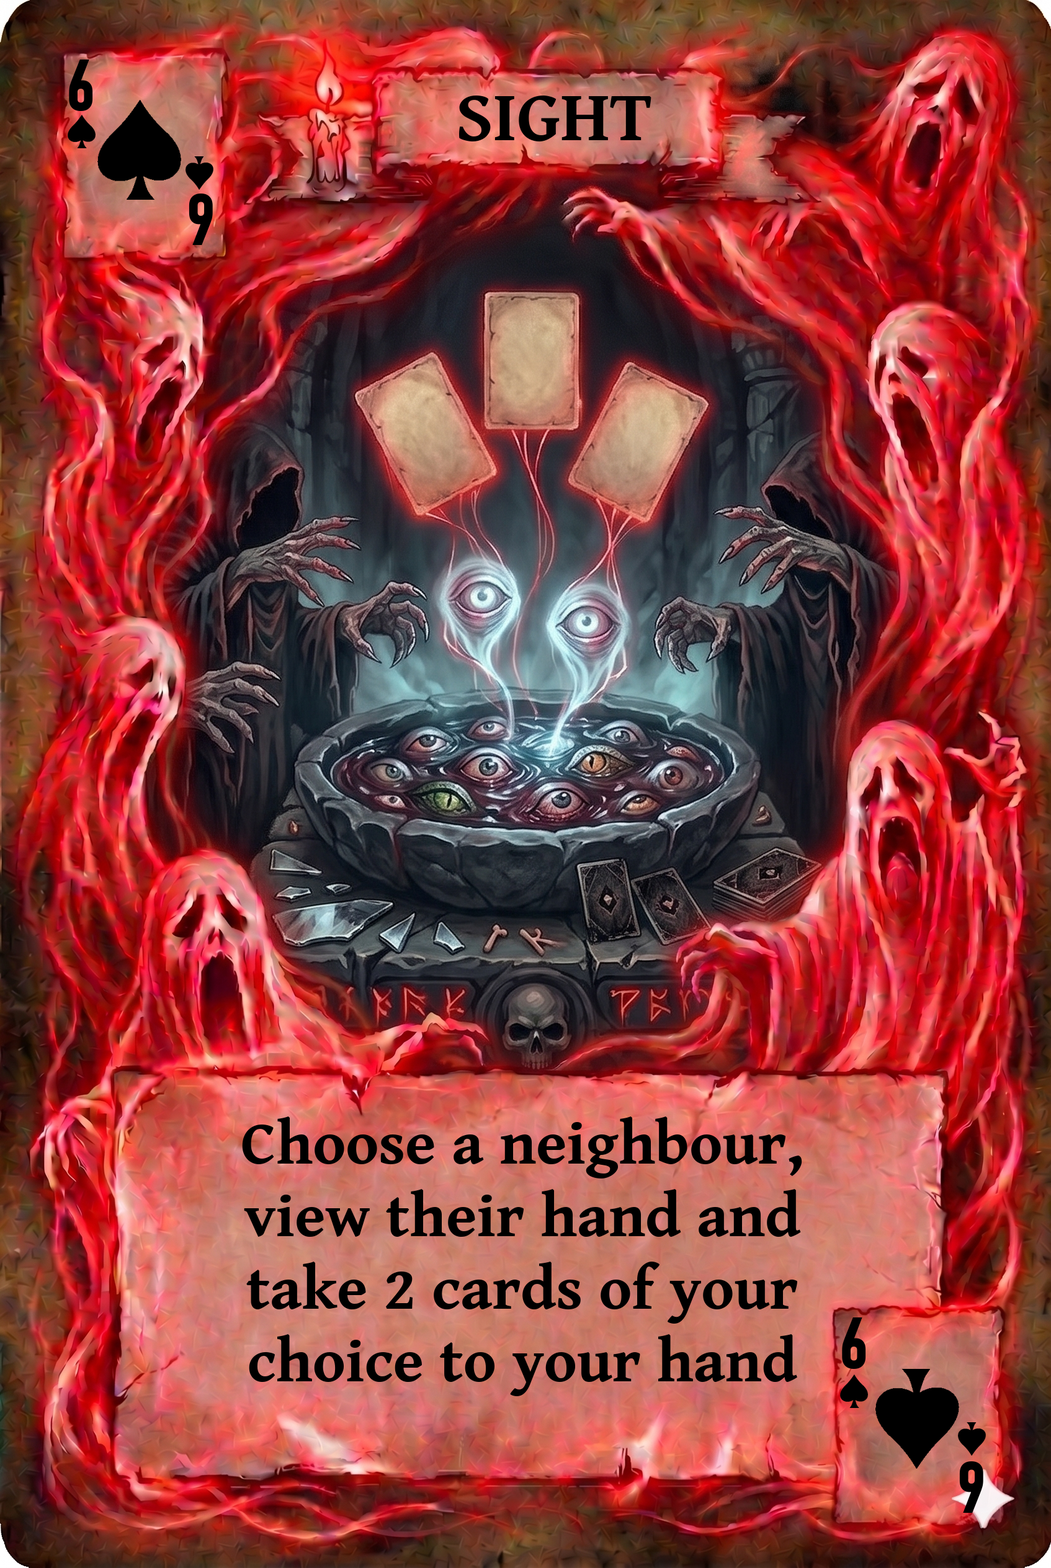
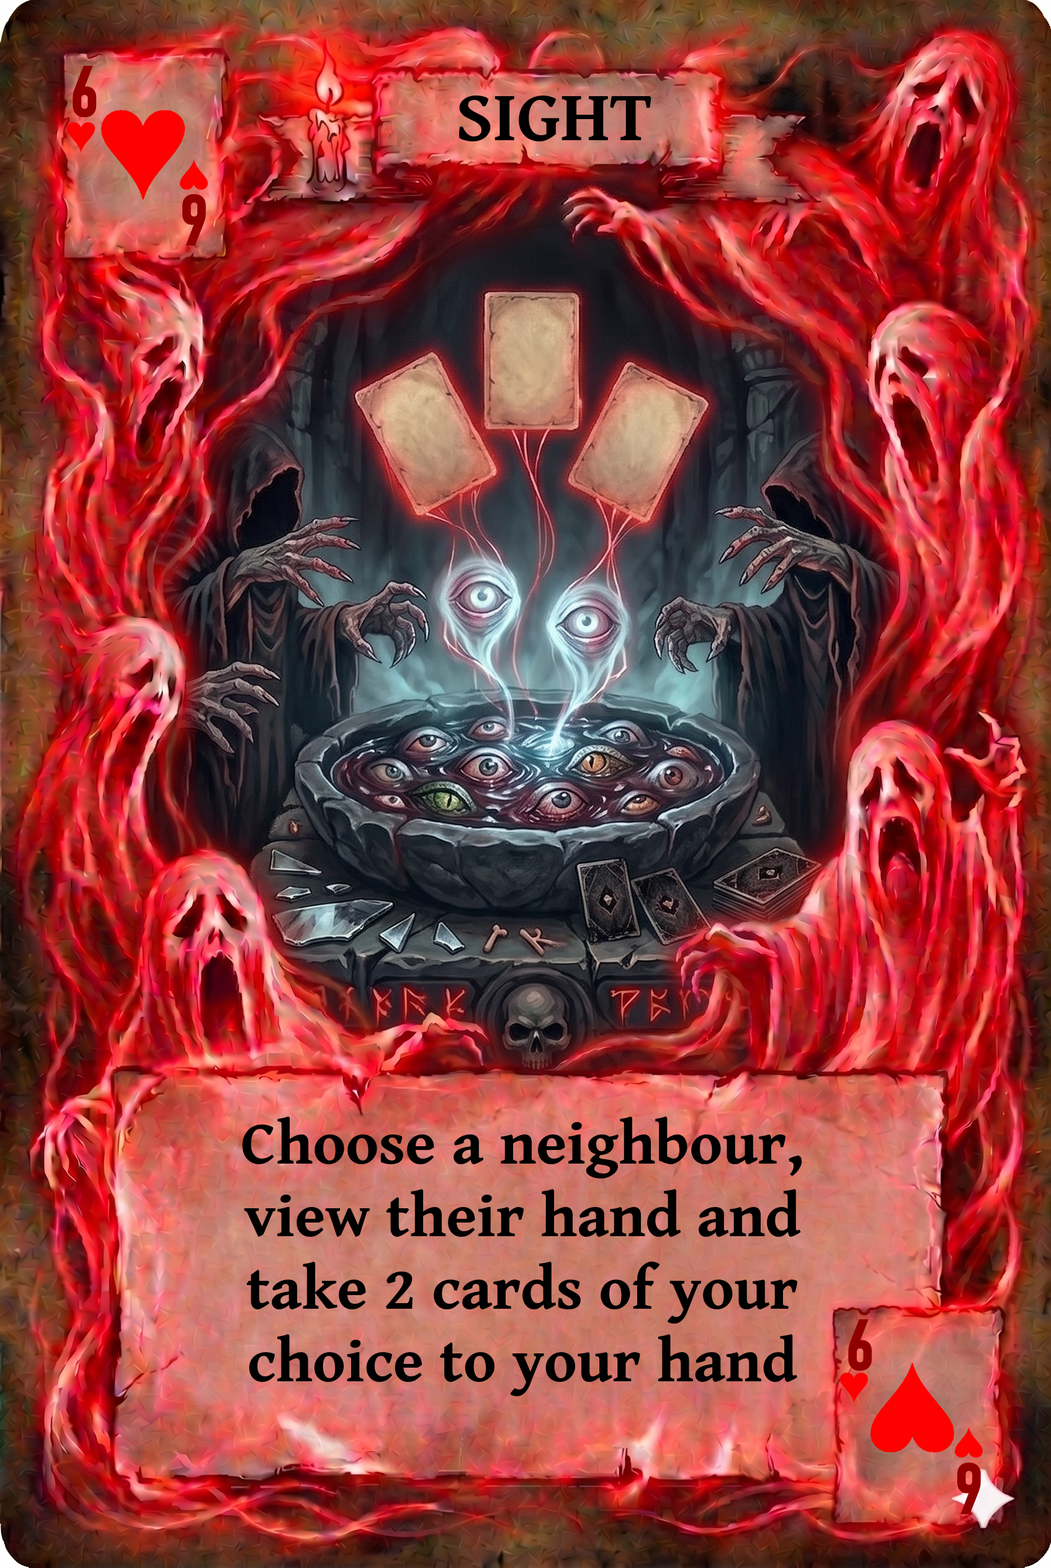
Layered file, before and after one edit (1051 × 1568). Changes by layer:
hid group "black copy" (22 layers) over left=67, top=59, right=986, bottom=1513
hid group "spades" (8 layers) over left=67, top=99, right=986, bottom=1469
showed group "red copy" (22 layers) over left=66, top=65, right=983, bottom=1515
showed group "hearts" (8 layers) over left=66, top=109, right=983, bottom=1458